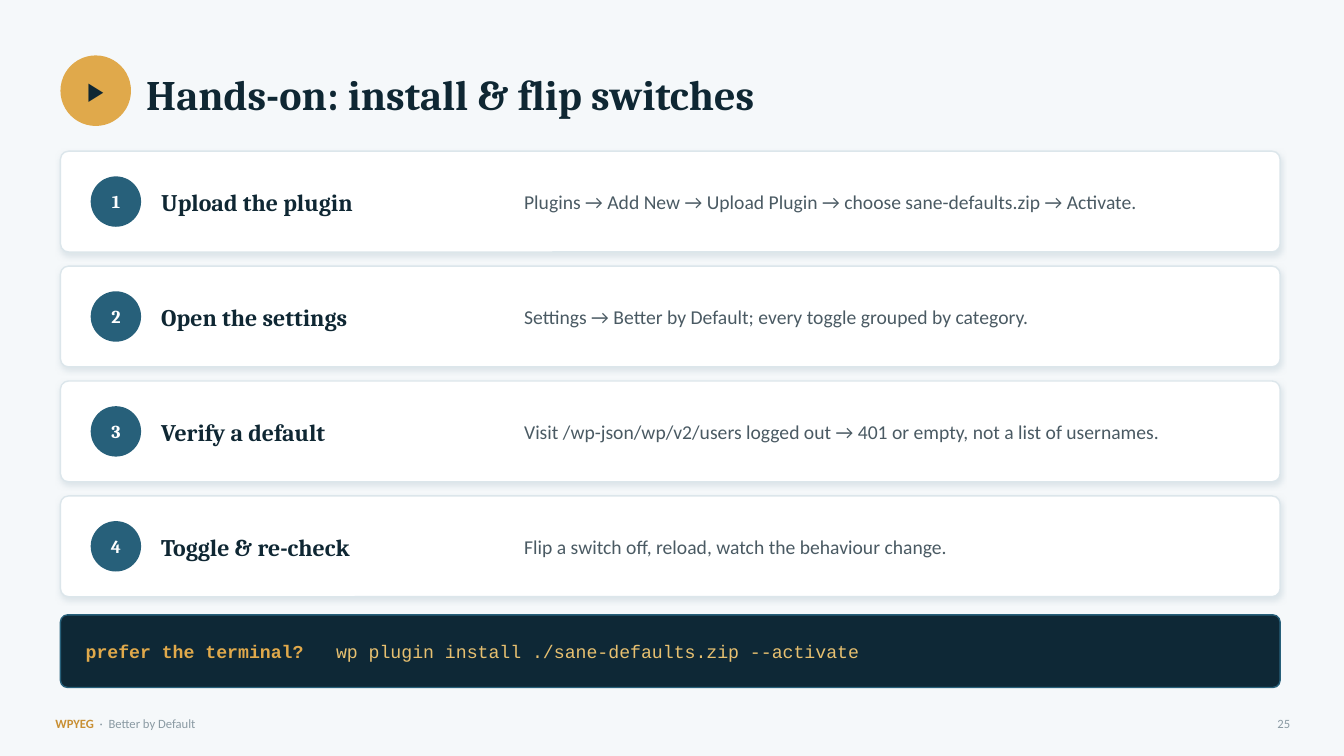
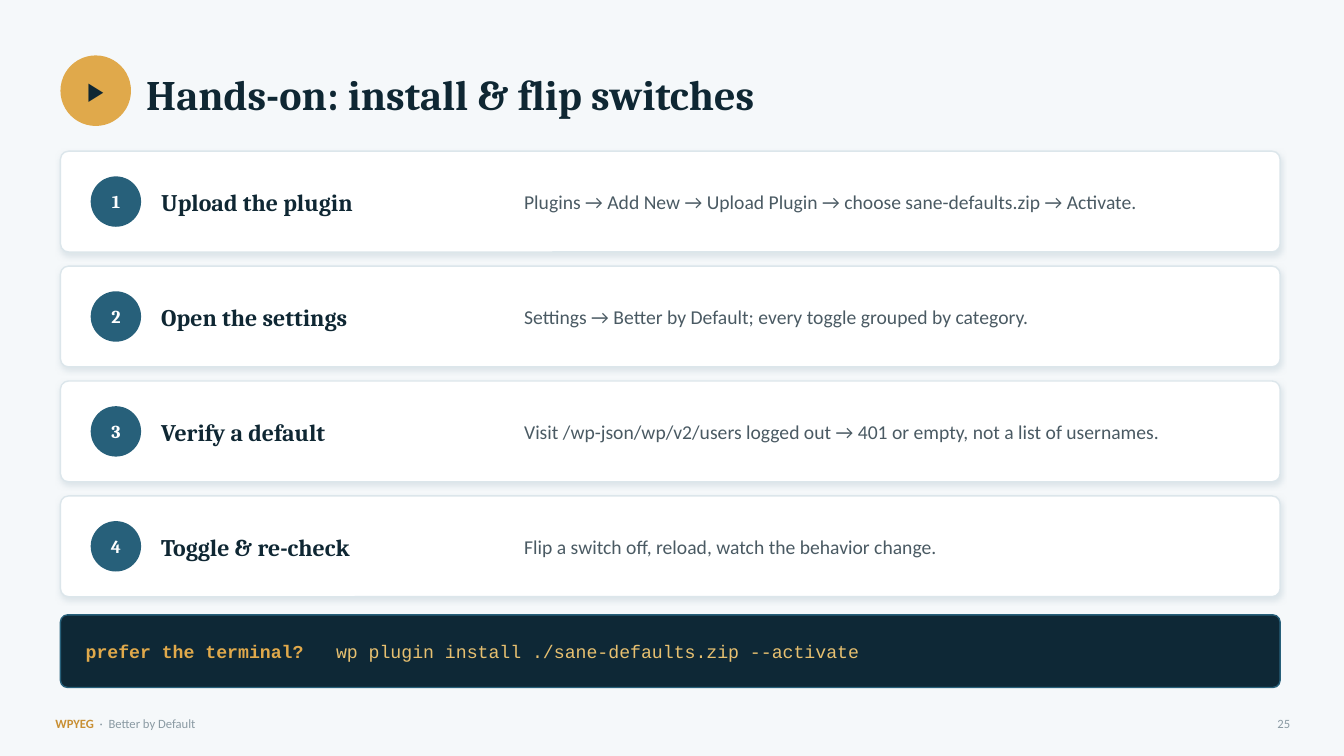
Before and after one commit to WPYEG/Better-by-Default, a slide deck: slide 25 of workshop/Better-by-Default.pptx. Drawn at 1344x756 pixels with LibreOffice and Linux fonts; fonts in the diff are those of the drawing. Boxes give left, top, right and bottom in pixels: in the first picture for what was removed or moved away, otherwise in the second. Text is boxed around its words. In the diff, an @@ line names an element or a change of style, - is before the commit and + after.

```diff
--- a/workshop/Better-by-Default.pptx
+++ b/workshop/Better-by-Default.pptx
@@ text at [524, 540, 936, 558]: text changed @@
-Flip a switch off, reload, watch the behaviour change.
+Flip a switch off, reload, watch the behavior change.
```
Also in this commit, not shown: 5 other slides changed, 12 other files.
